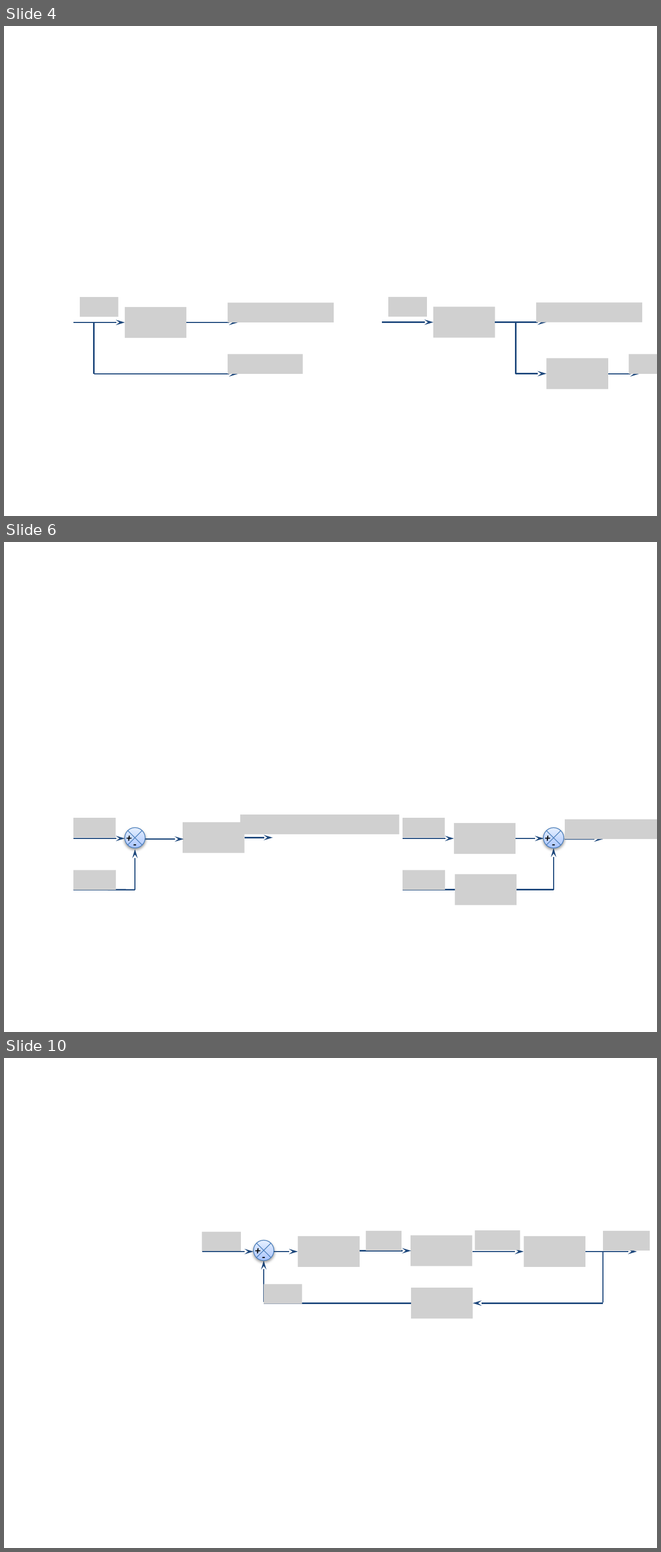
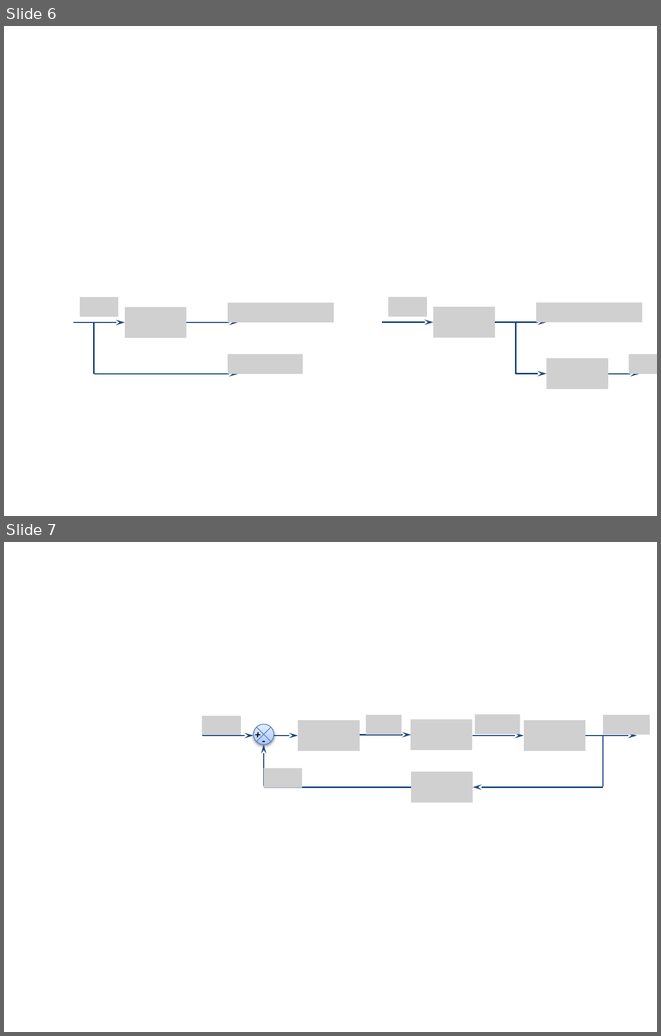
Before and after one commit to xpessoles/TP_PTSI, a slide deck: Serie_3_SLCI_Scilab/Ressources/Figures.pptx. Shown one above the other, each under a label of ours: slides 4, 6 and 10 before the commit, slides 6 and 7 after it; the slides between them are not shown. The pictures are 661x1552 and 661x1036 pixels, drawn with LibreOffice and Linux fonts; fonts in the diff are those of the drawing; grey boxes stand for pictures. Boxes give left, top, right and bottom in pixels: in the first picture for what was removed or moved away, otherwise in the second. Text is boxed around its words. In the diff, an @@ line names an element or a change of style, - is before the commit and + after.

```diff
--- a/Serie_3_SLCI_Scilab/Ressources/Figures.pptx
+++ b/Serie_3_SLCI_Scilab/Ressources/Figures.pptx
@@ slide 6 removed at bbox=[4, 542, 657, 1032], background #FFFFFF @@
@@ picture removed at bbox=[73, 818, 116, 837] @@
@@ text removed at bbox=[120, 827, 156, 847] @@
-+
@@ flow chart summing junction removed at bbox=[125, 827, 145, 848] @@
@@ picture removed at bbox=[183, 822, 244, 853] @@
@@ picture removed at bbox=[240, 814, 400, 834] @@
@@ picture removed at bbox=[403, 818, 445, 837] @@
@@ picture removed at bbox=[454, 823, 515, 854] @@
@@ flow chart summing junction removed at bbox=[544, 827, 564, 848] @@
@@ picture removed at bbox=[565, 819, 657, 838] @@
@@ arrow removed from (73, 838) to (125, 838) @@
@@ text removed at bbox=[127, 834, 162, 854] @@
--
@@ arrow removed from (145, 839) to (184, 839) @@
@@ arrow removed from (244, 837) to (272, 837) @@
@@ arrow removed from (403, 838) to (454, 838) @@
@@ arrow removed from (515, 838) to (544, 838) @@
@@ text removed at bbox=[538, 828, 574, 848] @@
-+
@@ text removed at bbox=[545, 834, 581, 854] @@
--
@@ arrow removed from (564, 839) to (603, 839) @@
@@ arrow removed from (135, 889) to (135, 849) @@
@@ arrow removed from (554, 889) to (554, 848) @@
@@ picture removed at bbox=[73, 870, 116, 889] @@
@@ picture removed at bbox=[403, 870, 445, 889] @@
@@ picture removed at bbox=[454, 874, 516, 905] @@
@@ line removed from (135, 889) to (73, 889) @@
@@ line removed from (554, 889) to (403, 889) @@
@@ what was slide 4 is now slide 6 @@
@@ what was slide 10 is now slide 7 @@
```
Also in this commit, not shown: 5 slides added, 6 other slides removed, 18 other files.
